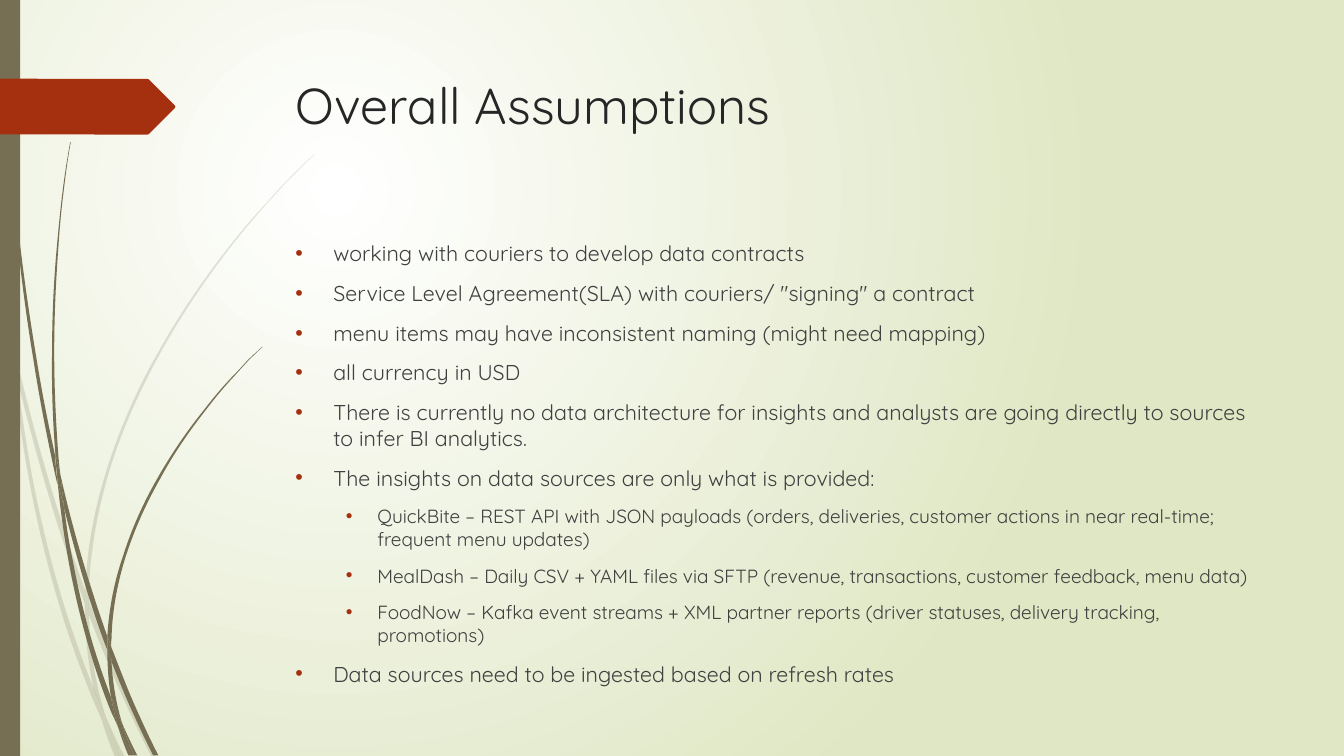
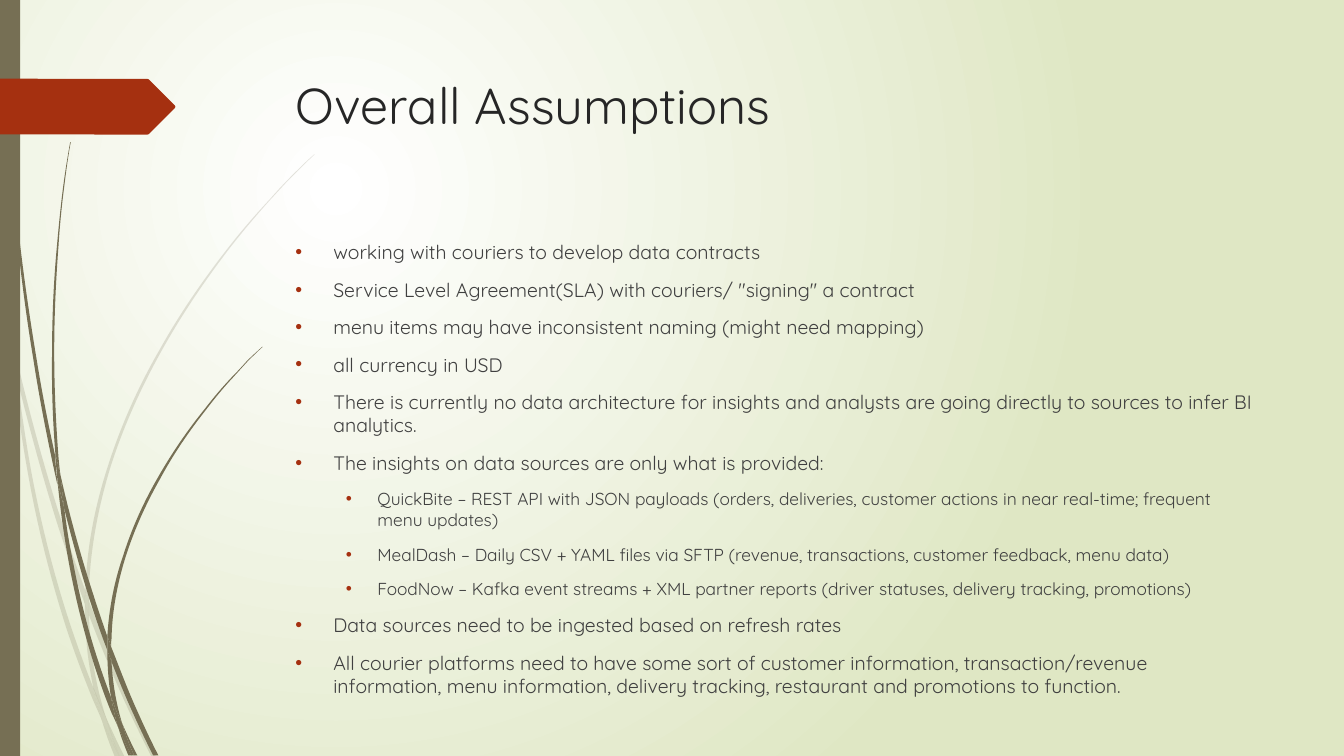
Before and after one commit to gabrielchanyk/food_insights_data_engineering, a slide deck: slide 6 of InsightEats Case Study.pptx. Drawn at 1344x756 pixels with LibreOffice and Linux fonts; fonts in the diff are those of the drawing. Boxes give left, top, right and bottom in pixels: in the first picture for what was removed or moved away, otherwise in the second. Text is boxed around its words. In the diff, an @@ line names an element or a change of style, - is before the commit and + after.

Commit message:
update

```diff
--- a/InsightEats Case Study.pptx
+++ b/InsightEats Case Study.pptx
@@ text at [333, 244, 1252, 636]: size 15.3 to 13.9 pt in "working with couriers to develop data contracts", "Service Level Agreement(SLA) with couriers/ "signing" a ...", "menu items may have inconsistent naming (might ...", "all currency in USD" and 3 more places; size 13.6 to 12.4 pt in "QuickBite – REST API with JSON payloads ...", "MealDash – Daily CSV + YAML files ...", "FoodNow – Kafka event streams + XML ..." @@
@@ text at [333, 654, 1147, 697]: paragraph added @@
+• All courier platforms need to have some sort of customer information, transaction/revenue information, menu information, delivery tracking, restaurant and promotions to function.
```
Also in this commit, not shown: 1 other slide changed.
